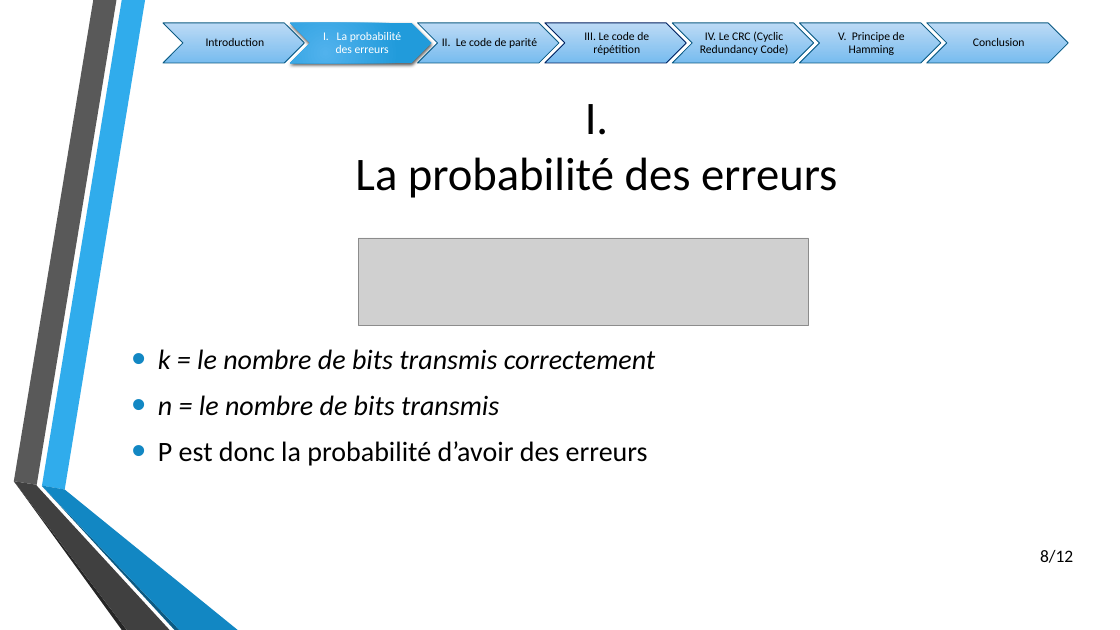
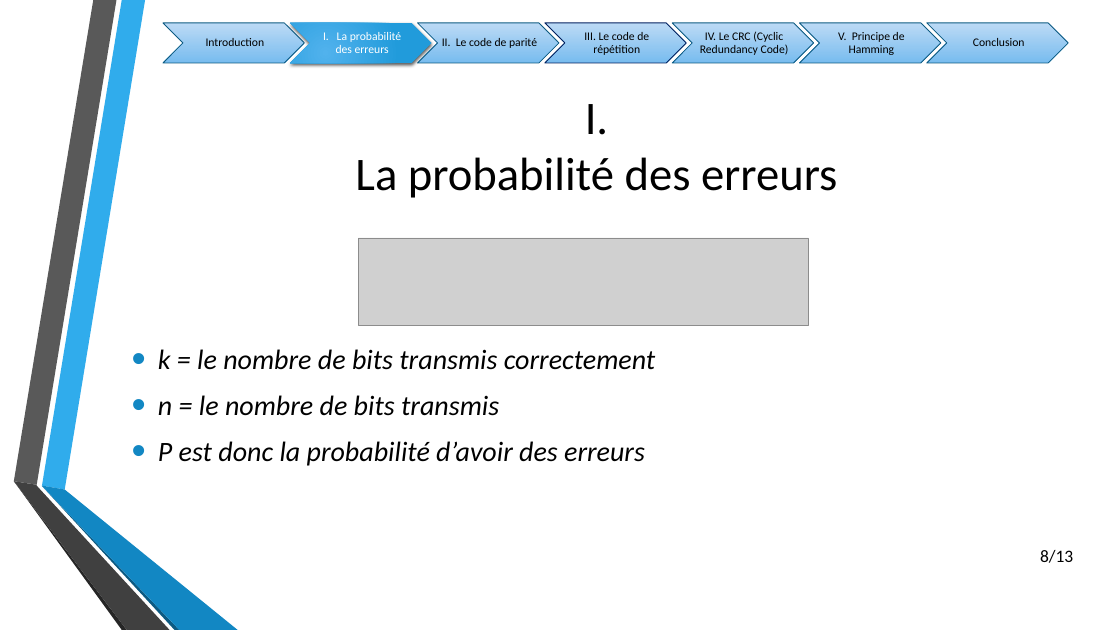
Before and after one commit to Guyoms/PTUT2016, a slide deck: slide 8 of SOUTENANCE/Modélisations Mathématiques.pptx. Drawn at 1120x630 pixels with LibreOffice and Linux fonts; fonts in the diff are those of the drawing; grey boxes stand for pictures; background and template pictures are left out. Boxes give left, top, right and bottom in pixels: in the first picture for what was removed or moved away, otherwise in the second. Text is boxed around its words. In the diff, an @@ line names an element or a change of style, - is before the commit and + after.

```diff
--- a/SOUTENANCE/Modélisations Mathématiques.pptx
+++ b/SOUTENANCE/Modélisations Mathématiques.pptx
@@ text at [158,441,645,466]: italic on in "P est donc la probabilité d’avoir des ..." @@
@@ page number at [1040,550,1073,563]: text changed @@
-8/12
+8/13
```
Also in this commit, not shown: 6 other slides changed.
